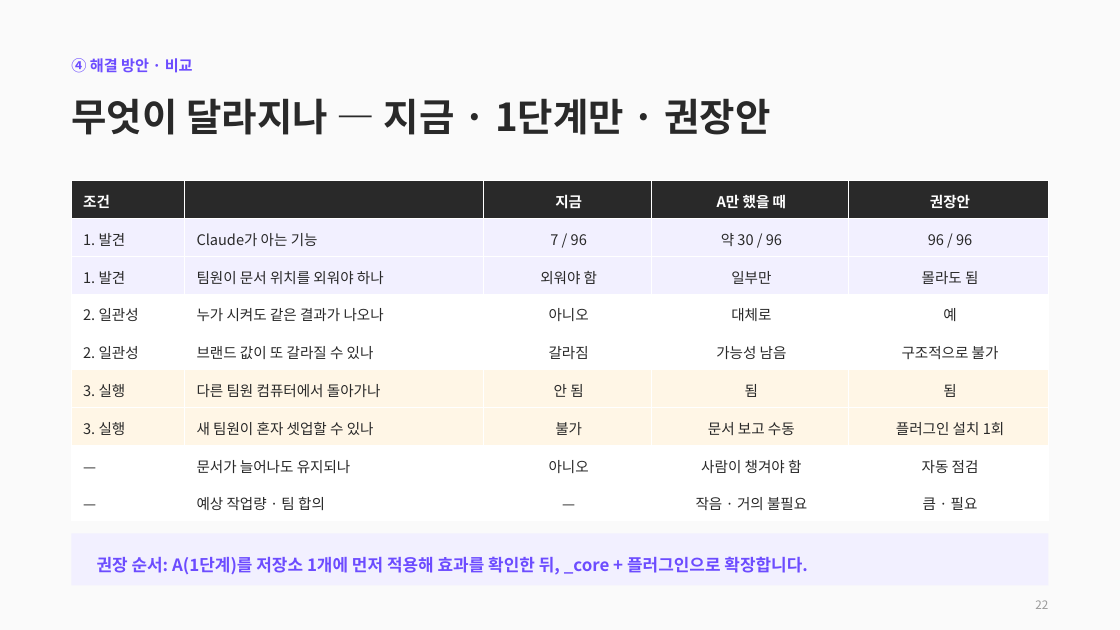
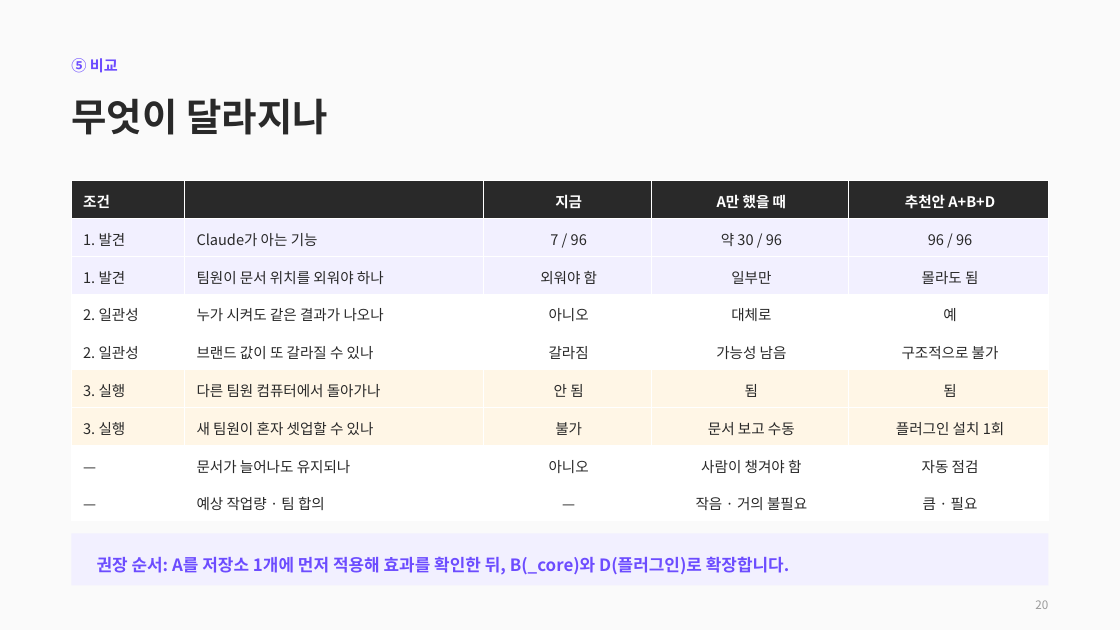
Before and after one commit to CdBd-in/design, a slide deck: slide 20 of CdBd 문서 체계 진단 및 개편 제안.pptx (slide 22 before the commit). Drawn at 1120x630 pixels with LibreOffice and Linux fonts; fonts in the diff are those of the drawing. Boxes give left, top, right and bottom in pixels: in the first picture for what was removed or moved away, otherwise in the second. Text is boxed around its words. In the diff, an @@ line names an element or a change of style, - is before the commit and + after.

```diff
--- a/CdBd 문서 체계 진단 및 개편 제안.pptx
+++ b/CdBd 문서 체계 진단 및 개편 제안.pptx
@@ text at [71, 58, 118, 73]: text changed @@
-④ 해결 방안 · 비교
+⑤ 비교
@@ text at [71, 98, 328, 135]: text changed @@
-무엇이 달라지나 — 지금 · 1단계만 · 권장안
+무엇이 달라지나
@@ table at [71, 181, 1049, 521] @@
-row 1, column 5: 권장안
+row 1, column 5: 추천안 A+B+D
@@ text at [97, 556, 789, 575]: text changed @@
-권장 순서: A(1단계)를 저장소 1개에 먼저 적용해 효과를 확인한 뒤, _core + 플러그인으로 확장합니다.
+권장 순서: A를 저장소 1개에 먼저 적용해 효과를 확인한 뒤, B(_core)와 D(플러그인)로 확장합니다.
@@ text at [1035, 600, 1048, 609]: text changed @@
-22
+20
```
Also in this commit, not shown: 6 other slides changed, 2 slides added, 4 slides removed, 1 other file.
